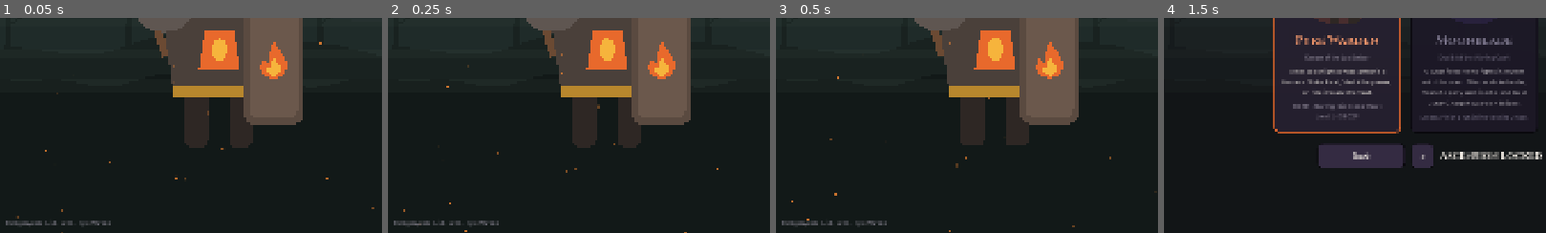
Above: before the commit, frames 1-4 (left to right).
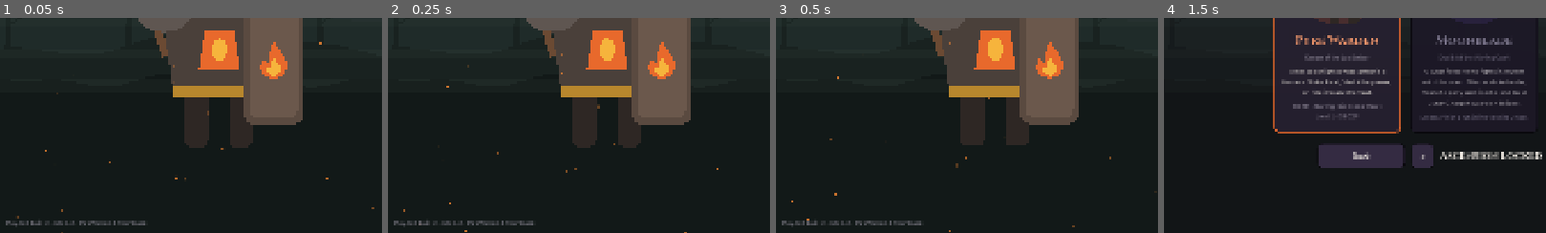
Above: after the commit, the same moments.

Repository: DerpySpringtrap/Spending
Game: Godot game, scene res://src/ui/screens/main_menu/main_menu.tscn
Same seed, same stepped clock (60 frames per second), same inputs: the game is played once before the commit and once after it.
Inputs (mouse positions are % of the whole screen's width and height, from its top left):
- Up to frame 1 (0.05 s): no input
- Up to frame 2 (0.25 s): no input
- Up to frame 3 (0.5 s): no input
- Up to frame 4 (1.5 s): click "New Run" at 0.5 s; click (60, 82) at 1.27 s; type "12" at 1.35 s
The pictures show only the part of the screen within x 0-50%, y 50-100%; the shares and areas given below are measured in that part.

The runs differ from the first frame. In frame 1, 0.4% of the frame differs, in the area x 2-38%, y 94-97%; in frame 2, 0.4%; in frame 3, 0.4%; in frame 4, nothing differs.

Commit message:
Windows export preset for play-test builds
- export_presets.cfg: single-exe Windows Desktop preset with the playtest
  feature tag; build/ ignored
- Main menu label reflects play-test build 2; README export instructions

Co-Authored-By: Claude Opus 5.5 <noreply@anthropic.com>
Claude-Session: https://claude.ai/code/session_014zuVpuds7anqLL9nVAcwLM

Diff:
--- a/src/ui/screens/main_menu/main_menu.gd
+++ b/src/ui/screens/main_menu/main_menu.gd
@@ -62,7 +62,7 @@
 	(entries[0] as Button).grab_focus.call_deferred()
 
 	_build_options()
-	var version := UIBuild.label("Early playable build · Act 1 · Pyre Warden", &"DimLabel")
+	var version := UIBuild.label("Play-test build 2 · Acts 1–2 · Pyre Warden & Moonblade", &"DimLabel")
 	version.set_anchors_preset(Control.PRESET_BOTTOM_LEFT)
 	version.position = Vector2(24, -40)
 	version.anchor_top = 1.0
Not shown, added: export_presets.cfg
Not shown, added: tests/unit/test_meta.gd.uid
Not shown, changed: .gitignore
Not shown, changed: README.md
